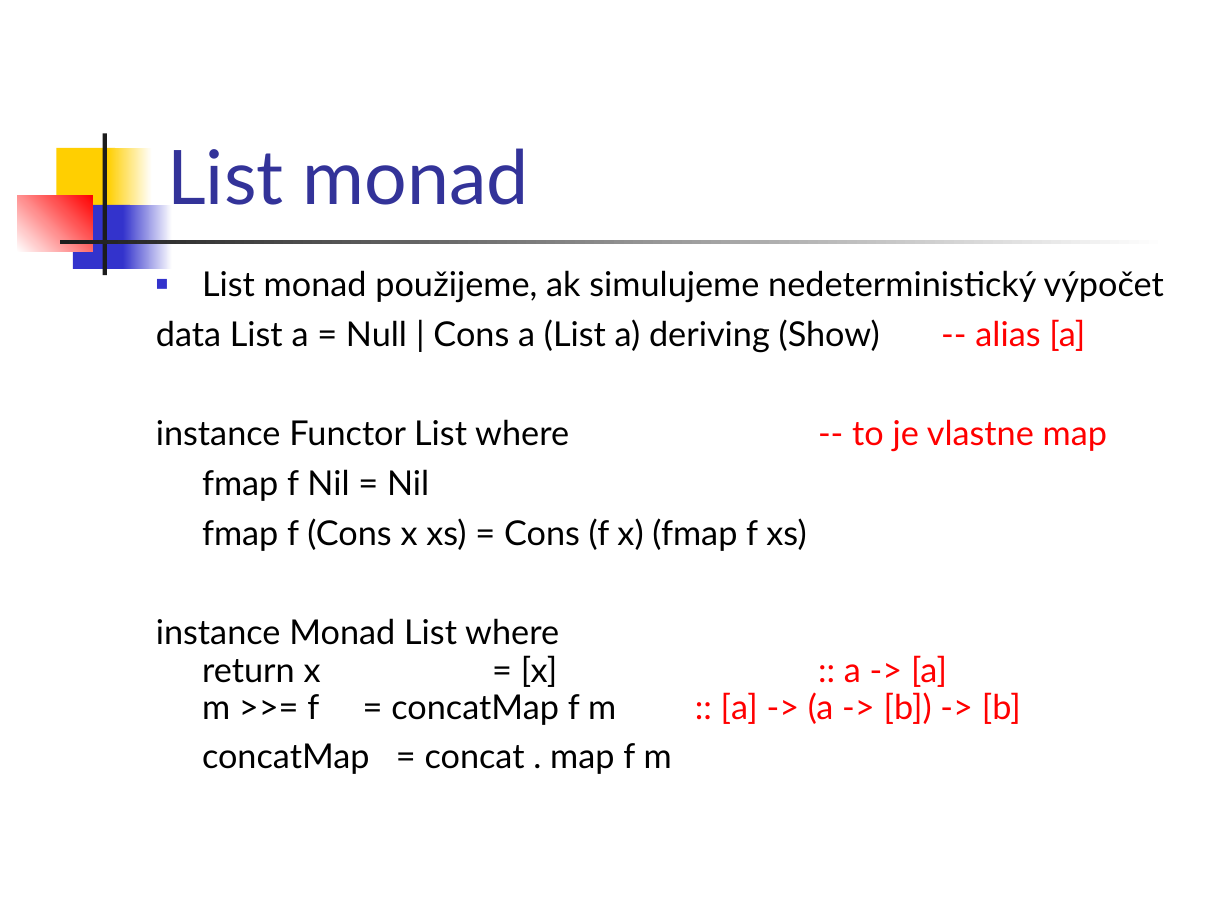
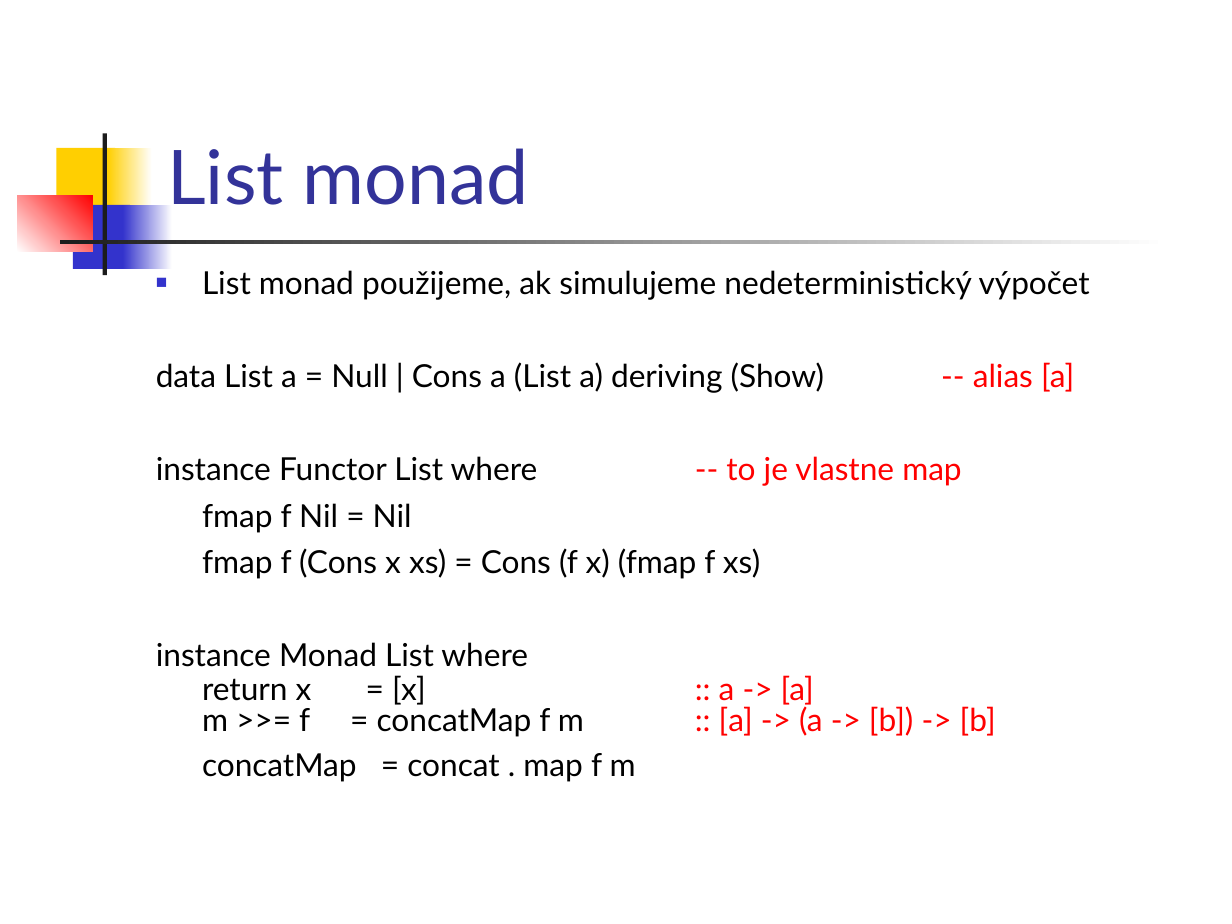
Before and after one commit to Funkcionalne/Prednasky, a slide deck: slide 5 of 12/12_fpro.ppt. Drawn at 1232x924 pixels with LibreOffice and Linux fonts; fonts in the diff are those of the drawing. Boxes give left, top, right and bottom in pixels: in the first picture for what was removed or moved away, otherwise in the second. Text is boxed around its words. In the diff, an @@ line names an element or a change of style, - is before the commit and + after.

```diff
--- a/12/12_fpro.ppt
+++ b/12/12_fpro.ppt
@@ text "List monad použijeme, ak simulujeme ..." at (x1=156, y1=270, x2=1090, y2=782): size 20 to 18.5 pt; line spacing 0.7 to 0.6 @@
```
Also in this commit, not shown: 5 other slides changed, 1 other file.
